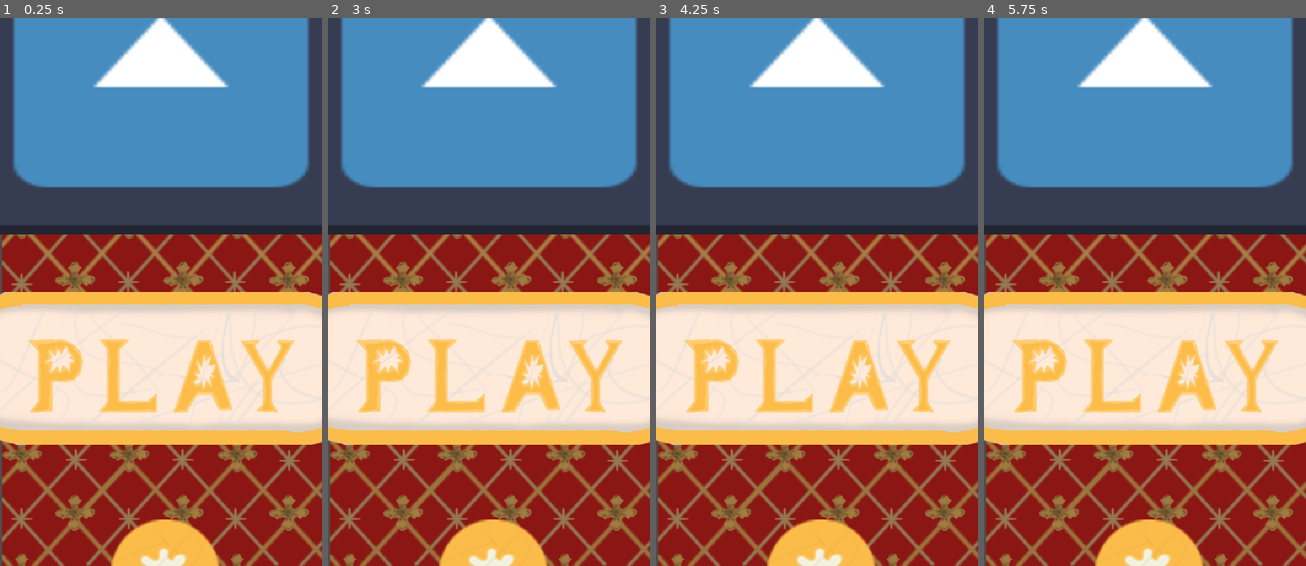
Above: before the commit, frames 1-4 (left to right).
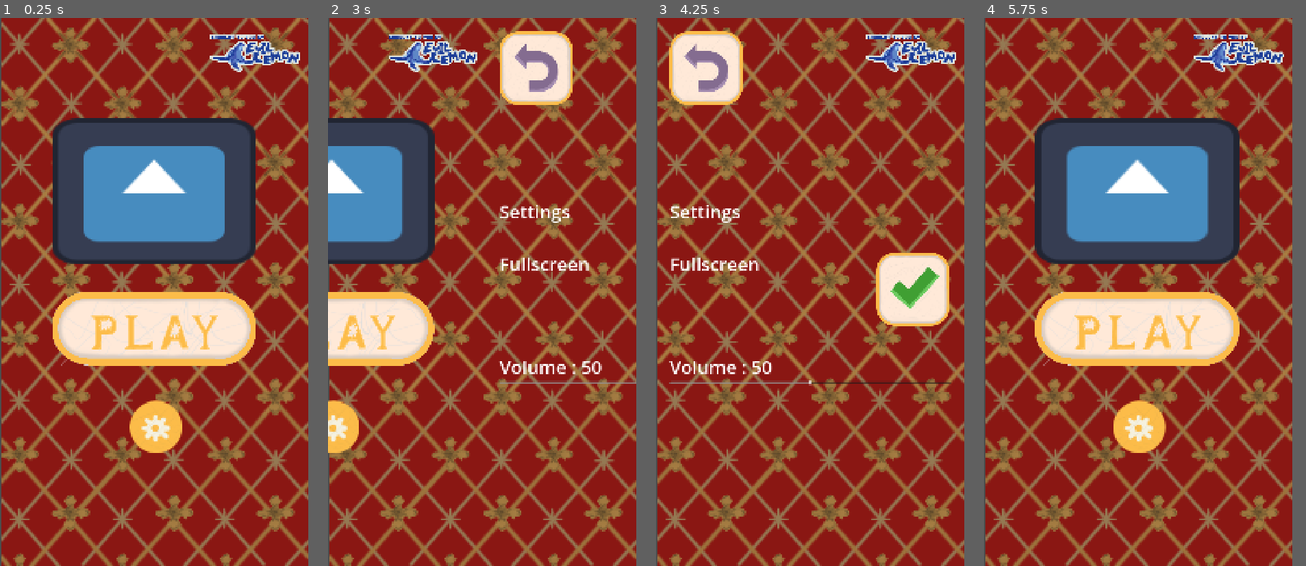
Above: after the commit, the same moments.

Repository: Alexandre-Roncin/Game-Jam-2026
Game: Godot game, scene res://Menu.tscn
The game is run twice, just before and just after one commit, with the same random seed, the same clock (stepped at 60 frames per second) and the same inputs. The engine's default icon, where the game draws it, is replaced by a stand-in: a white triangle on a blue panel in a dark square.
Inputs (mouse positions are in pixels of both pictures, inside the frame that each line leads up to; where the layout moved, square brackets give the same spot in the first picture):
- Up to frame 1 (0.25 s): no input
- Up to frame 2 (3 s): click (489, 330) [489, 368] at 0.5 s; click (489, 330) [489, 368] at 1.25 s; click (489, 330) [489, 368] at 2 s; click (489, 429) at 2.77 s
- Up to frame 3 (4.25 s): no input
- Up to frame 4 (5.75 s): tap Enter at 4.25 s; click (1035, 67) at 5.02 s
In our replay, the window is 470x800 before the commit and 450x800 after it. These sizes can differ from the game's own. Grey fills any space a smaller window leaves; there, only what the larger window draws over its background counts as a difference.

The runs differ from the first frame. In frame 1, 75% of the frame differs, in the area x 0-100%, y 0-100%; in frame 2, 78%; in frame 3, 82%; in frame 4, 75%.

Commit message:
more updated stuff

Diff:
--- a/Menu.tscn
+++ b/Menu.tscn
@@ -8,6 +8,9 @@
 [ext_resource type="Texture2D" uid="uid://doociw4uxtjxv" path="res://play_button_text.png" id="5_hcwhg"]
 [ext_resource type="Texture2D" uid="uid://1xnimcrcw5bu" path="res://SETTING.png" id="6_5p1lm"]
 [ext_resource type="Texture2D" uid="uid://uwcr70jtrjdi" path="res://grabber.png" id="8_1igrg"]
+[ext_resource type="Texture2D" uid="uid://2t667ftbyn3" path="res://check_box_return.png" id="8_5qkn8"]
+[ext_resource type="Texture2D" uid="uid://dxsb7uhho7b32" path="res://Check_box_filled.png" id="8_v0s1l"]
+[ext_resource type="Texture2D" uid="uid://djr54m5v00jj3" path="res://Check_box_empty.png" id="9_5qkn8"]
 [ext_resource type="Texture2D" uid="uid://cd3ehwew5nywm" path="res://tick.png" id="9_v0s1l"]
 
 [node name="MainMenu" type="Control" unique_id=859307019]
@@ -46,6 +49,7 @@
 metadata/_edit_use_anchors_ = true
 
 [node name="Main" type="Control" parent="UI" unique_id=786639349]
+visible = false
 layout_mode = 1
 anchors_preset = 15
 anchor_right = 1.0
@@ -127,7 +131,6 @@
 texture = ExtResource("3_ylpcl")
 
 [node name="Settings" type="Control" parent="UI" unique_id=1534896416]
-visible = false
 layout_mode = 1
 anchors_preset = 15
 anchor_right = 1.0
@@ -153,7 +156,7 @@
 layout_mode = 2
 size_flags_horizontal = 0
 size_flags_vertical = 0
-texture_normal = ExtResource("2_5yleq")
+texture_normal = ExtResource("8_5qkn8")
 ignore_texture_size = true
 stretch_mode = 0
 
@@ -180,6 +183,8 @@
 [node name="FullscreenCheckBox" type="CheckBox" parent="UI/Settings/MarginContainer/VBoxContainer/FullscreenContainer" unique_id=837571707]
 custom_minimum_size = Vector2(256, 256)
 layout_mode = 2
+theme_override_icons/checked = ExtResource("8_v0s1l")
+theme_override_icons/unchecked = ExtResource("9_5qkn8")
 button_pressed = true
 expand_icon = true
 
--- a/project.godot
+++ b/project.godot
@@ -17,8 +17,8 @@
 
 [display]
 
-window/size/viewport_width=540
-window/size/viewport_height=920
+window/size/viewport_width=1080
+window/size/viewport_height=1920
 window/stretch/mode="canvas_items"
 window/stretch/aspect="expand"
 
Binary file added: Check_box_empty.png
Not shown, added: Check_box_empty.png.import
Binary file added: Check_box_filled.png
Not shown, added: Check_box_filled.png.import
Binary file added: check_box_return.png
Not shown, added: check_box_return.png.import
